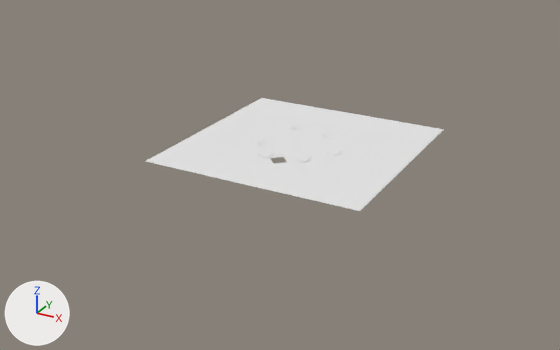
Two versions of the FBX model Assets/Assets/Ground.fbx, one commit apart.
Both versions are drawn from a 50 mm camera at (48.9, -95.8, 42.2) aimed at (-2.0, -3.2, -4.1). Lighting does not change. The marker at lower left points along +X, +Y and +Z. The first picture is the older version. Where no turn or scale is listed for an object, it has been applied to the vertices.

In view in the first picture: 'Ground.001'.
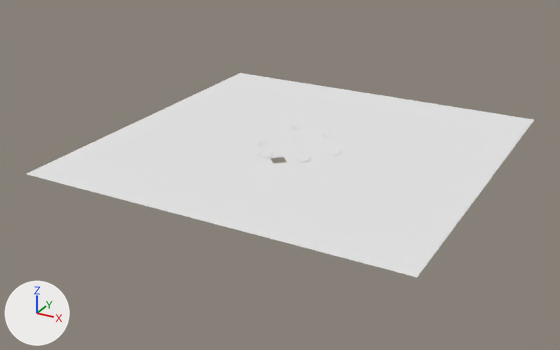
Commit message: Pelota Ground Arboles y fix anguila

What changed in the scene script:
```text
Change me_ground_001:
    used by ob_ground_001; location = (0.0, 0.0, 0.0)
    remove me_ground_001.from_pydata(...)  # 6834 vertices, 5422 faces; spans x -16.4..16.4, y -16.4..16.4, z -0.1..0.4
    add me_ground_001.from_pydata(...)  # 6834 vertices, 5422 faces; spans x -27.8..27.8, y -27.8..27.8, z -0.1..0.4
    me_ground_001 part 1
    me_ground_001.vertices[0].co: (16.4, 16.4, 0.0) -> (27.8, 27.8, 0.0)  # pixel (443, 129) -> pixel (534, 119)
    me_ground_001.vertices[1].co: (-16.4, 16.4, 0.0) -> (-27.8, 27.8, 0.0)  # pixel (261, 97) -> pixel (240, 72)
    me_ground_001.vertices[2].co: (16.4, -16.4, 0.0) -> (27.8, -27.8, 0.0)  # pixel (359, 211) -> pixel (417, 277)
    me_ground_001.vertices[3].co: (-16.4, -16.4, 0.0) -> (-27.8, -27.8, 0.0)  # pixel (144, 161) -> pixel (25, 174)
    me_ground_001.vertices[4].co: (16.4, -7.0, 0.0) -> (27.8, -11.9, 0.0)  # pixel (388, 183) -> pixel (462, 216)
    me_ground_001.vertices[5].co: (-16.4, -7.0, 0.0) -> (-27.8, -11.9, 0.0)  # pixel (183, 140) -> pixel (103, 137)
    me_ground_001.vertices[6].co: (-0.1, 16.4, 0.0) -> (-0.2, 27.8, 0.0)  # pixel (346, 112) -> pixel (373, 94)
    me_ground_001.vertices[7].co: (-0.1, -16.4, 0.0) -> (-0.2, -27.8, 0.0)  # pixel (243, 184) -> pixel (193, 218)
```

Boxes [x1, y1, x2, y2] around the edits, measured in the pictures (560 x 350 px):
'Ground.001', reshaped
    before: [146, 98, 444, 211]
    after: [27, 73, 534, 277]
